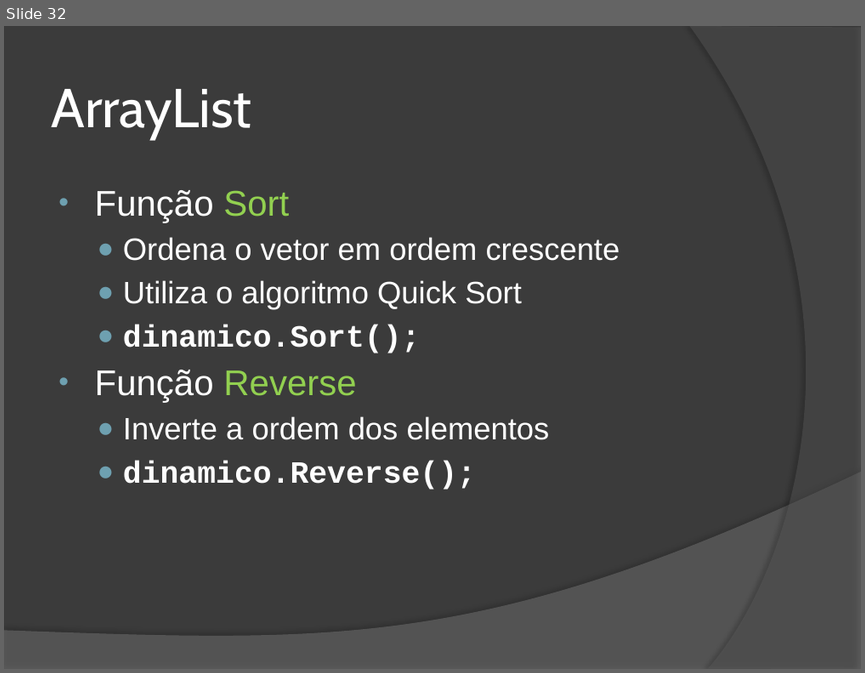
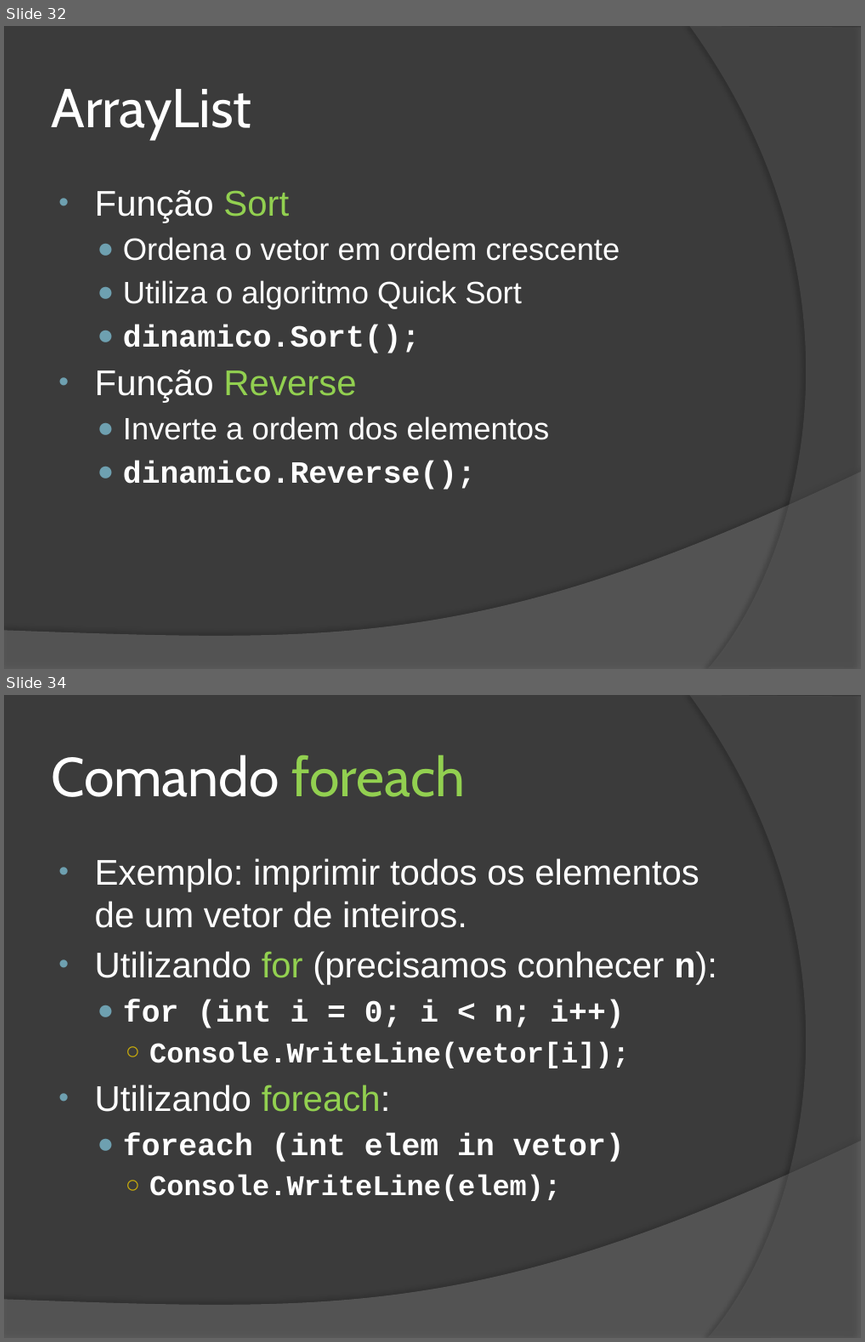
Before and after one commit to wind39/wind39.github.io, a slide deck: curso/modulo1capitulo5.pptx. Shown one above the other, each under a label of ours: slide 32 before the commit, slides 32 and 34 after it; the slides between them are not shown. The pictures are 865x673 and 865x1342 pixels, drawn with LibreOffice and Linux fonts; fonts in the diff are those of the drawing. Boxes give left, top, right and bottom in pixels: in the first picture for what was removed or moved away, otherwise in the second. Text is boxed around its words. In the diff, an @@ line names an element or a change of style, - is before the commit and + after.

```diff
--- a/curso/modulo1capitulo5.pptx
+++ b/curso/modulo1capitulo5.pptx
@@ slide 34 added at (x1=4, y1=695, x2=861, y2=1338), background #3B3B3B; not listed: 2 template elements that a slide beside it also shows @@
@@ title added at (x1=51, y1=755, x2=465, y2=797), 46 pt, text #FFFFFF @@
+Comando foreach
@@ text added at (x1=95, y1=858, x2=717, y2=1201), 30 pt, text #FFFFFF @@
+• Exemplo: imprimir todos os elementos de um vetor de inteiros.
+• Utilizando for (precisamos conhecer n):
+  ● for (int i = 0; i < n; i++)
+    ○ Console.WriteLine(vetor[i]);
+• Utilizando foreach:
+  ● foreach (int elem in vetor)
+    ○ Console.WriteLine(elem);
```
Also in this commit, not shown: 1 other slide added, 2 other files.
